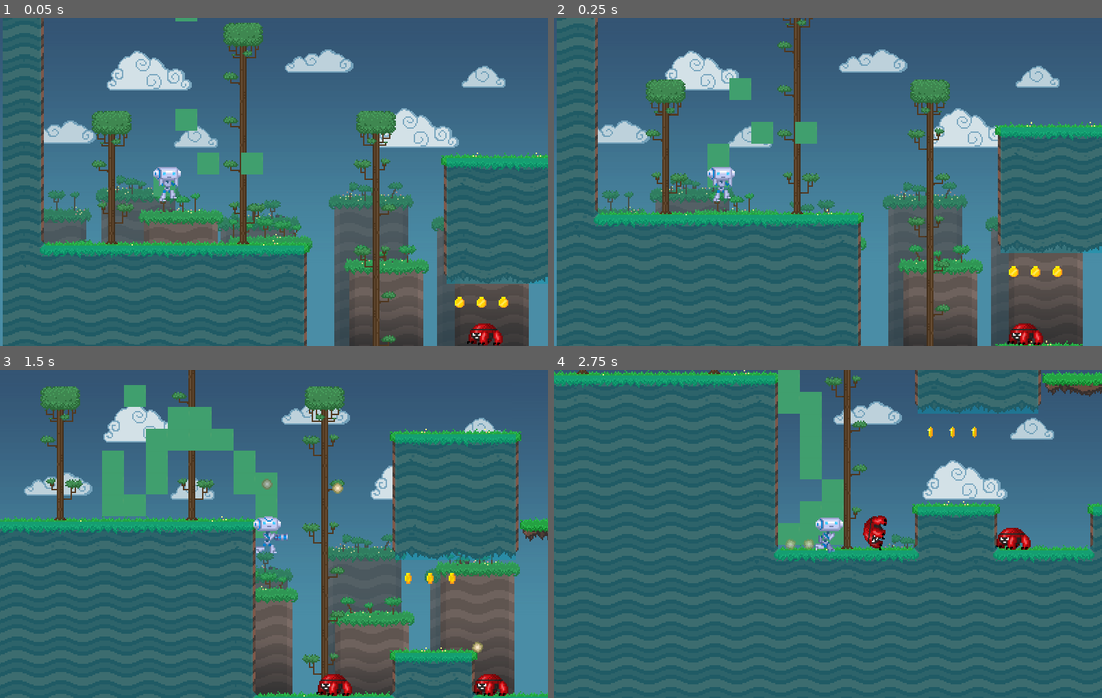
Above: before the commit, frames 1-4 (two rows, left to right).
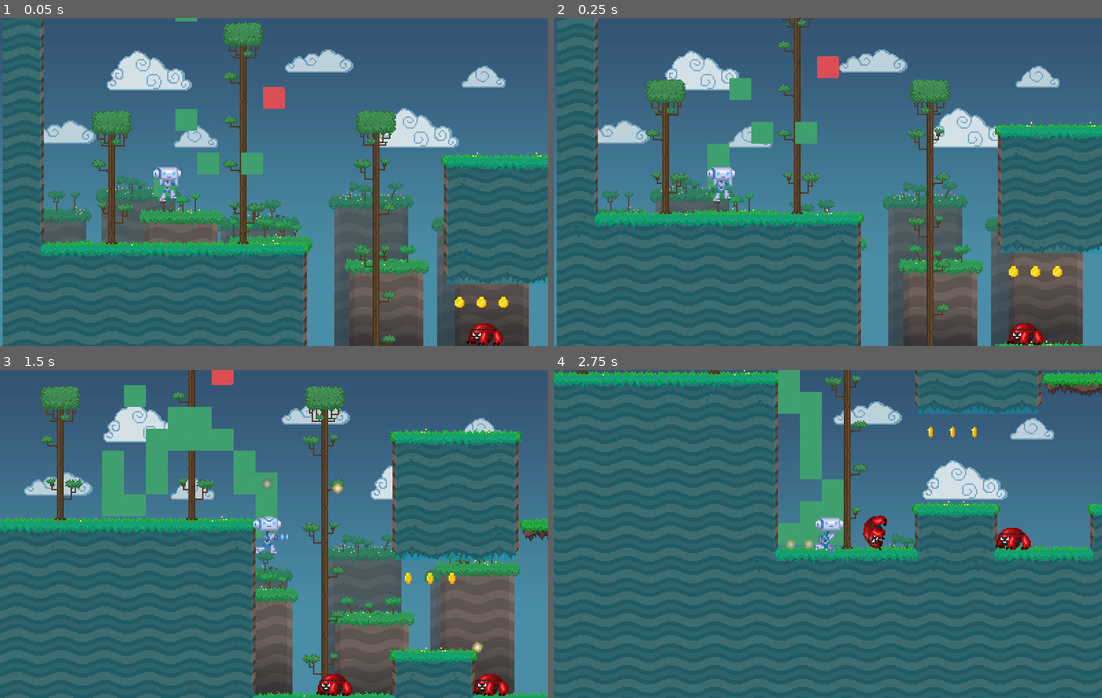
Above: after the commit, the same moments.

Repository: sona1111/pirate-software-gj-2024
Game: Godot game, scene res://stage.tscn
Two runs of this game, one before a commit and one after it. Both use one fixed random seed, a clock stepped at 60 frames per second and the inputs below.
Inputs:
- Up to frame 1 (0.05 s): no input
- Up to frame 2 (0.25 s): no input
- Up to frame 3 (1.5 s): hold D (move_right) 0.53-1.28 s; hold Space (shoot) 0.53-1.28 s; tap W (jump) at 0.77 s; hold A (move_left) from 1.28 s (still down); tap Space (shoot) at 1.35 s
- Up to frame 4 (2.75 s): tap W (jump) at 1.52 s; release A (move_left) at 2.03 s; hold D (move_right) from 2.03 s (still down); hold Space (shoot) from 2.03 s (still down)

The runs differ from the first frame. In frame 1, 0.3% of the frame differs, in the area x 48-52%, y 21-28%; in frame 2, 0.3%; in frame 3, 0.2%; in frame 4, nothing differs.

Commit message:
-added basic virus propagation

Diff:
--- a/Painting2.gd
+++ b/Painting2.gd
@@ -2,13 +2,55 @@
 
 @onready var player := get_parent().get_node("Player")
 
+
+const cell_map = {
+	'virus': Vector2i(12, 6),
+	'virus_half': Vector2i(12, 6),
+	'safe': Vector2i(0, 3),
+}
+
+var level_rect = null
+
+
+
+func get_tiles_by_type(atlas_coords):
+	var ret = []
+	#var tile_id = get_tileset().find_tile_by_name(p_type)
+	for cell in get_used_cells(0):
+		if get_cell_atlas_coords(0, cell) == atlas_coords:
+			ret.append(cell)
+	return ret
+
 # Called when the node enters the scene tree for the first time.
 func _ready() -> void:
-	pass # Replace with function body.
+	level_rect = $"../TileMap".get_used_rect()
+	print("main", level_rect)
+	print("overlay", get_used_rect())
+	$Timer.set_wait_time(5.0)
+	$Timer.start()
+	$Timer.connect("timeout", propogate_virus)
 
 
 # Called every frame. 'delta' is the elapsed time since the previous frame.
 func _process(delta: float) -> void:
 	var cell_loc = local_to_map(player.position)
-	print(cell_loc)
-	set_cell(0, cell_loc, 2, Vector2i(0, 3))
+
+	set_cell(0, cell_loc, 2, cell_map['safe'])
+
+func propogate_virus():
+	var overlay_rect = get_used_rect()
+	for virus_cell in get_tiles_by_type(cell_map['virus']):
+		var up = Vector2i(virus_cell.x, virus_cell.y + 1)
+		var down = Vector2i(virus_cell.x, virus_cell.y - 1)
+		var right = Vector2i(virus_cell.x + 1, virus_cell.y)
+		var left = Vector2i(virus_cell.x - 1, virus_cell.y)
+
+		if up.y < level_rect.end.y + overlay_rect.position.y:
+			set_cell(0, up, 2, cell_map['virus'])
+		if down.y >= level_rect.position.y + overlay_rect.position.y:
+			set_cell(0, down, 2, cell_map['virus'])
+		if right.x < level_rect.end.x + overlay_rect.position.x:
+			set_cell(0, right, 2, cell_map['virus'])
+		if left.x >= level_rect.position.x + overlay_rect.position.x:
+			set_cell(0, left, 2, cell_map['virus'])
+		#if up.y < get
--- a/stage.tscn
+++ b/stage.tscn
@@ -411,8 +411,10 @@
 [node name="TileMap2" type="TileMap" parent="."]
 tile_set = SubResource("TileSet_0y84n")
 format = 2
-layer_0/tile_data = PackedInt32Array(1507336, 2, 3, 1966091, 2, 3, 1966089, 2, 3, 1835016, 2, 3)
+layer_0/tile_data = PackedInt32Array(1507336, 2, 3, 1966091, 2, 3, 1966089, 2, 3, 1835016, 2, 3, 1769484, 786434, 6)
 script = ExtResource("2_4txte")
+
+[node name="Timer" type="Timer" parent="TileMap2"]
 
 [node name="Coins" type="Node2D" parent="."]
 
